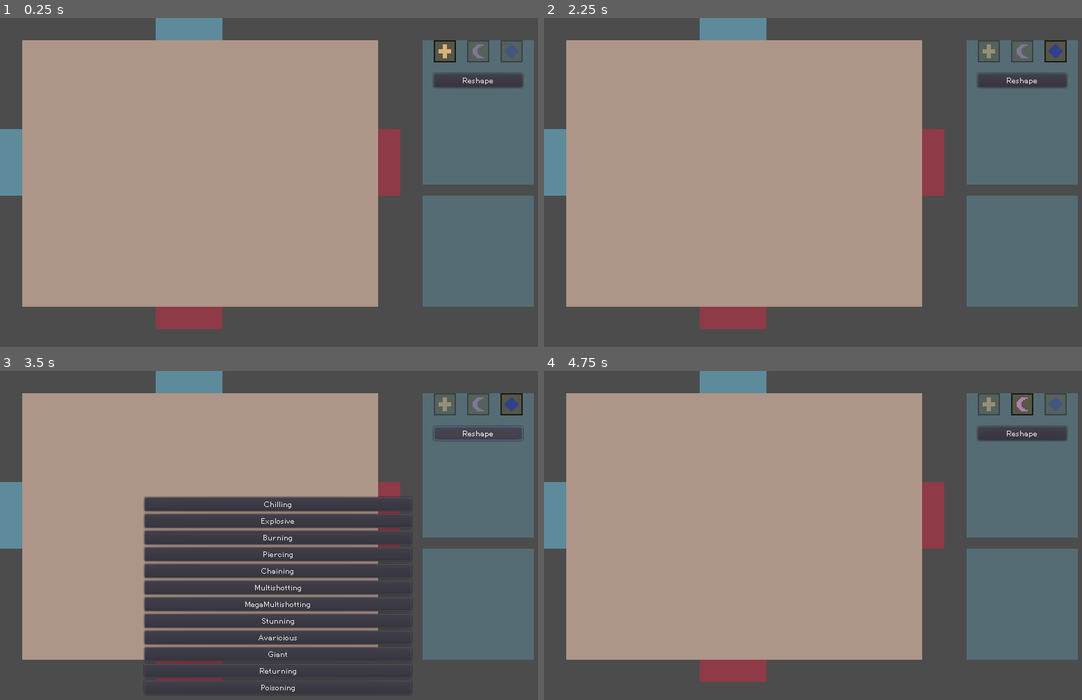
Above: before the commit, frames 1-4 (two rows, left to right).
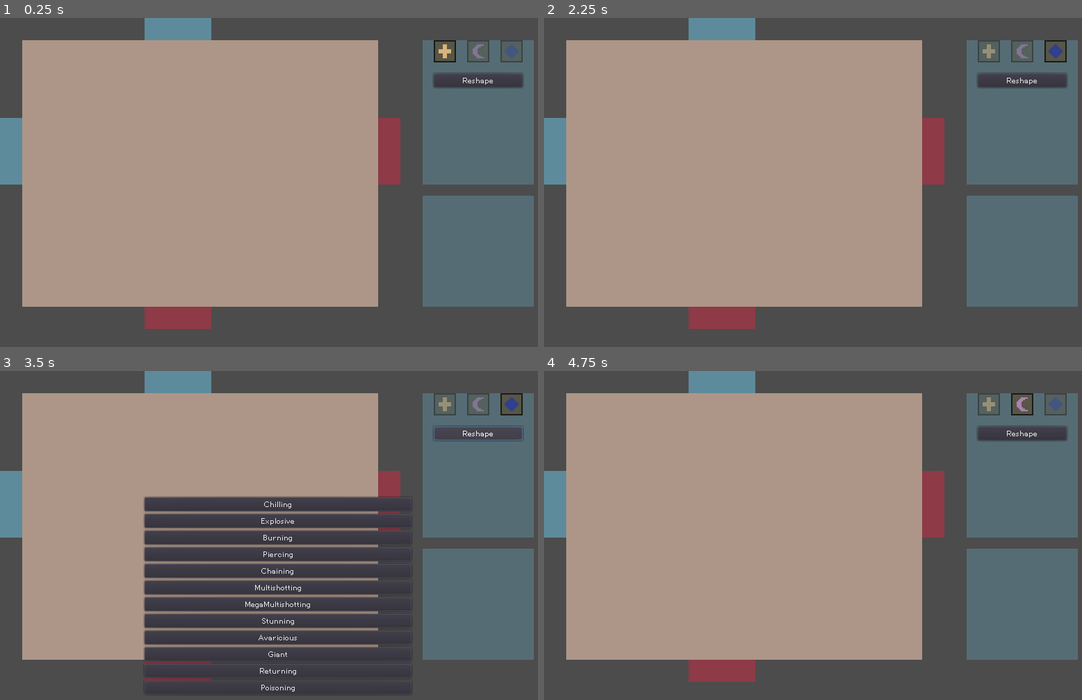
Above: after the commit, the same moments.

Repository: nolenroyalty/ReShape-TD
Game: Godot game, scene res://Main.tscn
The game is run twice, just before and just after one commit, with the same random seed, the same clock (stepped at 60 frames per second) and the same inputs.
Inputs (mouse positions are in pixels of both pictures, inside the frame that each line leads up to):
- Up to frame 1 (0.25 s): no input
- Up to frame 2 (2.25 s): click (1022, 50) at 0.5 s; click (990, 50) at 1.25 s; click (1055, 50) at 2 s
- Up to frame 3 (3.5 s): click "Reshape" at 2.75 s
- Up to frame 4 (4.75 s): click "Chilling" at 3.5 s; click (1022, 403) at 4.25 s

The runs differ from the first frame. In frame 1, 1.1% of the frame differs, in the area x 0-75%, y 0-95%; in frame 2, 1.1%; in frame 3, 0.8%; in frame 4, 1.1%.

Commit message:
tweak spawning, collisions still don't work

Diff:
--- a/Main.tscn
+++ b/Main.tscn
@@ -9,6 +9,7 @@
 script = ExtResource( 3 )
 
 [node name="Battlefield" parent="." instance=ExtResource( 1 )]
+position = Vector2( -16, -16 )
 __meta__ = {
 "_edit_lock_": true
 }
--- a/battlefield/Battlefield.gd
+++ b/battlefield/Battlefield.gd
@@ -33,13 +33,19 @@
 func have_the_money_to_place_tower():
 	return true
 
-func disable_pathing_for_tower(pos):
+func relevant_points_for_tower(pos):
 	var points = []
 	for dx in [0, C.CELL_SIZE]:
 		for dy in [0, C.CELL_SIZE]:
 			points.append(pos + U.v(dx, dy))
 
-	grid.disable_points(points)
+	return points
+
+func disable_pathing_for_tower(pos):
+	grid.disable_points(relevant_points_for_tower(pos))
+
+func enable_pathing_for_tower(pos):
+	grid.enable_points(relevant_points_for_tower(pos))
 
 func tower_selected(tower):
 	emit_signal("selected_tower", tower)
@@ -47,12 +53,17 @@
 func creep_selected(creep):
 	emit_signal("selected_creep", creep)
 
+func handle_tower_sold(tower):
+	enable_pathing_for_tower(tower.position)
+	notify_creeps_of_pathing_change()
+
 func actually_build_tower(location):
 	var tower = Tower.instance()
 	tower.init(selected_shape)
 	tower.position = current_build_location
 	disable_pathing_for_tower(location)
 	tower.connect("selected", self, "tower_selected", [tower])
+	tower.connect("sold", self, "handle_tower_sold", [tower])
 	add_child(tower)
 
 func try_to_build_tower(_event):
@@ -81,7 +92,7 @@
 
 func init_creep(start, end):
 	var creep = Creep.instance()
-	creep.position = start
+	creep.position = U.center(start)
 	creep.init(end)
 	creep.connect("selected", self, "creep_selected", [creep])
 	add_child(creep)
@@ -93,11 +104,11 @@
 	var end
 
 	if vertical:
-		start = $SpawnTop.get_random_point()
-		end = $DestBot.get_random_point()
+		start = $SpawnTop.random_starting_point()
+		end = $DestBot.get_center_point()
 	else:
-		start = $SpawnLeft.get_random_point()
-		end = $DestRight.get_random_point()
+		start = $SpawnLeft.random_starting_point()
+		end = $DestRight.get_center_point()
 
 	init_creep(start, end)
 
--- a/battlefield/Battlefield.tscn
+++ b/battlefield/Battlefield.tscn
@@ -25,14 +25,14 @@
 position = Vector2( 224, 0 )
 
 [node name="BuildableGrid" parent="." instance=ExtResource( 3 )]
-position = Vector2( 32, 32 )
+position = Vector2( 48, 48 )
 
 [node name="DestRight" parent="." instance=ExtResource( 5 )]
-position = Vector2( 544, 160 )
+position = Vector2( 560, 160 )
 script = ExtResource( 10 )
 
 [node name="DestBot" parent="." instance=ExtResource( 6 )]
-position = Vector2( 224, 416 )
+position = Vector2( 224, 432 )
 script = ExtResource( 11 )
 
 [node name="BattlefieldBounds" type="Area2D" parent="."]
@@ -40,17 +40,18 @@
 collision_mask = 128
 monitorable = false
 script = ExtResource( 8 )
+
+[node name="CollisionShape2D" type="CollisionShape2D" parent="BattlefieldBounds"]
+visible = false
+position = Vector2( 288, 224 )
+shape = SubResource( 1 )
 __meta__ = {
 "_edit_lock_": true
 }
 
-[node name="CollisionShape2D" type="CollisionShape2D" parent="BattlefieldBounds"]
-position = Vector2( 288, 224 )
-shape = SubResource( 1 )
-
 [node name="PathingGrid" parent="." instance=ExtResource( 9 )]
 
 [node name="BuildingIndicator" parent="." instance=ExtResource( 7 )]
-position = Vector2( 64, 64 )
+position = Vector2( 0, 16 )
 
 [connection signal="body_exited" from="BattlefieldBounds" to="BattlefieldBounds" method="_on_BattlefieldBounds_body_exited"]
--- a/battlefield/CreepArea.gd
+++ b/battlefield/CreepArea.gd
@@ -6,6 +6,14 @@
 var HEIGHT = 0
 var rng
 
+# func horizontal_offset():
+# 	if is_horizontal(): return 0
+# 	else: return -1
+
+# func veritcal_offset():
+# 	if is_horizontal(): return -1
+# 	else: return 0
+
 func pathable_points():
 	var points = []
 	for x in range(WIDTH):
@@ -13,10 +21,33 @@
 			points.append(U.v(x, y) * C.CELL_SIZE)
 	return points
 
-func get_random_point():
-	var x = rng.randi_range(0, WIDTH - 1)
-	var y = rng.randi_range(0, HEIGHT - 1)
-	return U.v(x, y) * C.CELL_SIZE + U.snap_to_grid(position)
+func is_horizontal():
+	return WIDTH > HEIGHT
+
+func starting_points():
+	var points = []
+	var width
+	var height
+
+	if is_horizontal():
+		width = WIDTH
+		height = HEIGHT - 1
+	else:
+		width = WIDTH - 1
+		height = HEIGHT
+
+	for x in range(width):
+		for y in range(height):
+			points.append(U.v(x, y) * C.CELL_SIZE)
+	return points
+
+func random_starting_point():
+	var points = starting_points()
+	var choice = rng.randi_range(0, len(points) - 1)
+	return points[choice] + U.snap_to_grid(position)
+
+func get_center_point():
+	return U.v(WIDTH / 2, HEIGHT / 2) * C.CELL_SIZE + U.snap_to_grid(position)
 
 func _ready():
 	# Not sure if this is inherited otherwise
--- a/battlefield/SpawnLeft.gd
+++ b/battlefield/SpawnLeft.gd
@@ -1,5 +1,5 @@
 extends CreepArea
 
 func _ready():
-	WIDTH = 2
+	WIDTH = 3
 	HEIGHT = 6
--- a/battlefield/SpawnLeft.tscn
+++ b/battlefield/SpawnLeft.tscn
@@ -7,6 +7,6 @@
 script = ExtResource( 2 )
 
 [node name="ColorRect" type="ColorRect" parent="." index="0"]
-margin_right = 32.0
+margin_right = 48.0
 margin_bottom = 96.0
 color = Color( 0.368627, 0.545098, 0.607843, 1 )
--- a/battlefield/SpawnTop.gd
+++ b/battlefield/SpawnTop.gd
@@ -2,4 +2,4 @@
 
 func _ready():
 	WIDTH = 6
-	HEIGHT = 2
+	HEIGHT = 3
--- a/battlefield/SpawnTop.tscn
+++ b/battlefield/SpawnTop.tscn
@@ -8,5 +8,5 @@
 
 [node name="ColorRect" type="ColorRect" parent="." index="0"]
 margin_right = 96.0
-margin_bottom = 32.0
+margin_bottom = 48.0
 color = Color( 0.368627, 0.545098, 0.607843, 1 )
--- a/creeps/CreepGeneric.gd
+++ b/creeps/CreepGeneric.gd
@@ -115,6 +115,11 @@
 			navigation_targets.append(target)
 
 	current_path = new_path
+	maybe_unblock()
+
+func maybe_unblock():
+	if state == S.BLOCKED and current_path:
+		state = S.MOVING
 
 func become_blocked():
 	state = S.BLOCKED
@@ -123,10 +128,17 @@
 
 func update_rotation(target):
 	# We default to facing DOWN, which is 90 degrees.
-	# If we get back 0 degrees, we want to rotate -90 degrees
+	# If we get back 0 degrees, we want to rotate -90 degrezzes
 	rotation_degrees = rad2deg(position.angle_to_point(target)) + 90
 
-func handle_move():
+func handle_collides(my_remainder):
+	for i in get_slide_count():
+		var them = get_slide_collision(i)
+		print("%s collided with: %s" % [self, them.collider.name])
+		#if my_remainder > them.remainder:
+			#them.collider.handle_move(them.remainder)
+
+func handle_move(forced_move=null):
 	if not current_path:
 		update_current_path()
 		if not current_path:
@@ -143,9 +155,13 @@
 		state = S.AT_DESTINATION
 		return
 
-	var direction = (current_path[0] - position).normalized()
-	update_rotation(current_path[0])
-	var _remaining_velocity = move_and_slide(direction * determine_speed())
+	if forced_move:
+		var _ignore = move_and_slide(forced_move * determine_speed())
+	else:
+		var direction = (current_path[0] - position).normalized()
+		update_rotation(current_path[0])
+		var remaining_velocity = move_and_slide(direction * determine_speed())
+		handle_collides(remaining_velocity)
 
 var began_to_die = false
 
--- a/creeps/CreepGeneric.tscn
+++ b/creeps/CreepGeneric.tscn
@@ -7,7 +7,7 @@
 radius = 8.0
 
 [sub_resource type="CircleShape2D" id=2]
-radius = 2.0
+radius = 4.0
 
 [node name="Creep" type="KinematicBody2D" groups=["creep"]]
 collision_layer = 2
--- a/towers/Upgrades.gd
+++ b/towers/Upgrades.gd
@@ -87,7 +87,7 @@
 	var RANGE_RADIUS = 64
 	var ATTACK_SPEED = 1.0
 	var PROJECTILE_COUNT = 1
-	var DAMAGE = 10
+	var DAMAGE = 1
 	var PROJECTILE_SPEED = 225
 
 	func level_up():
